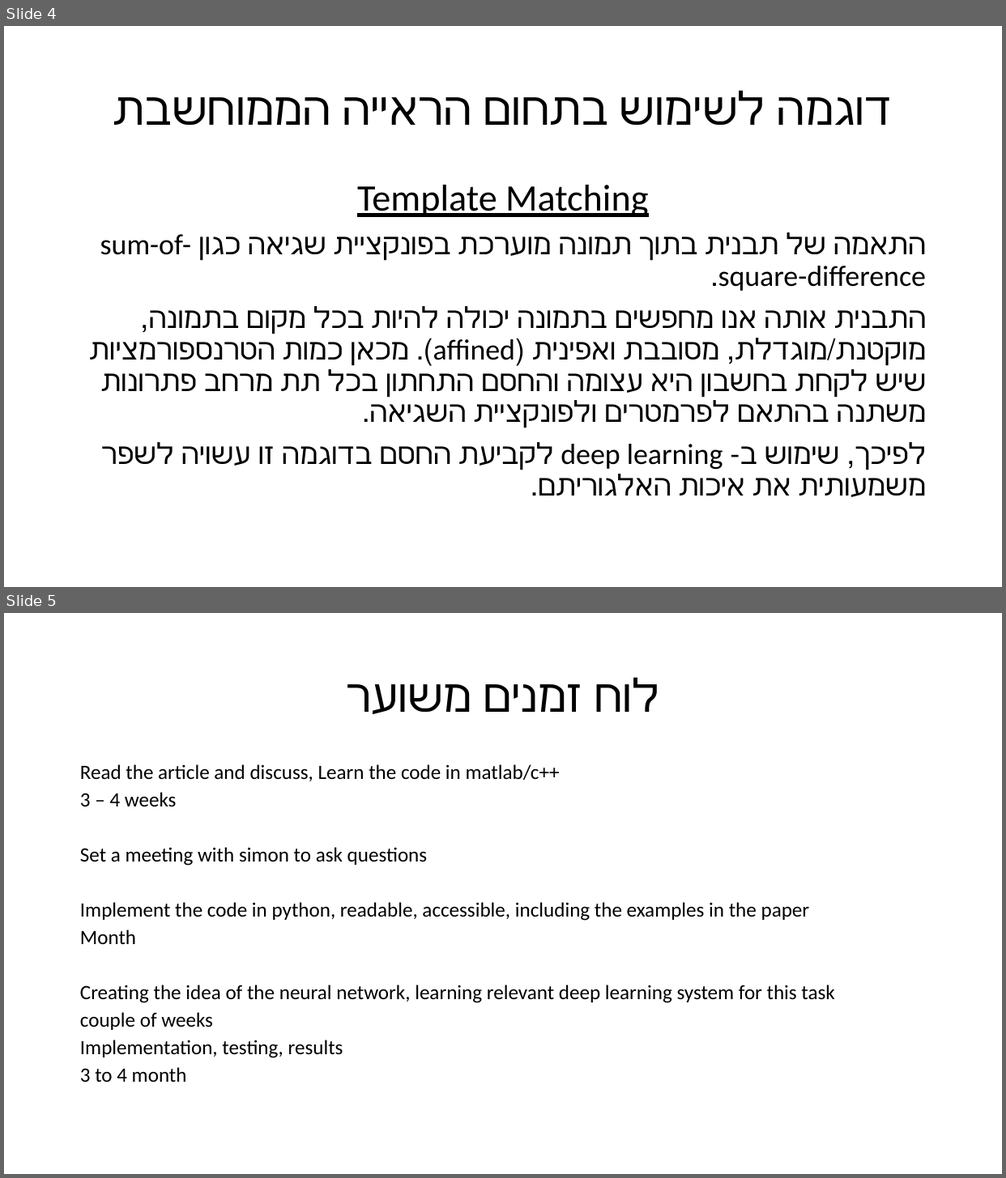
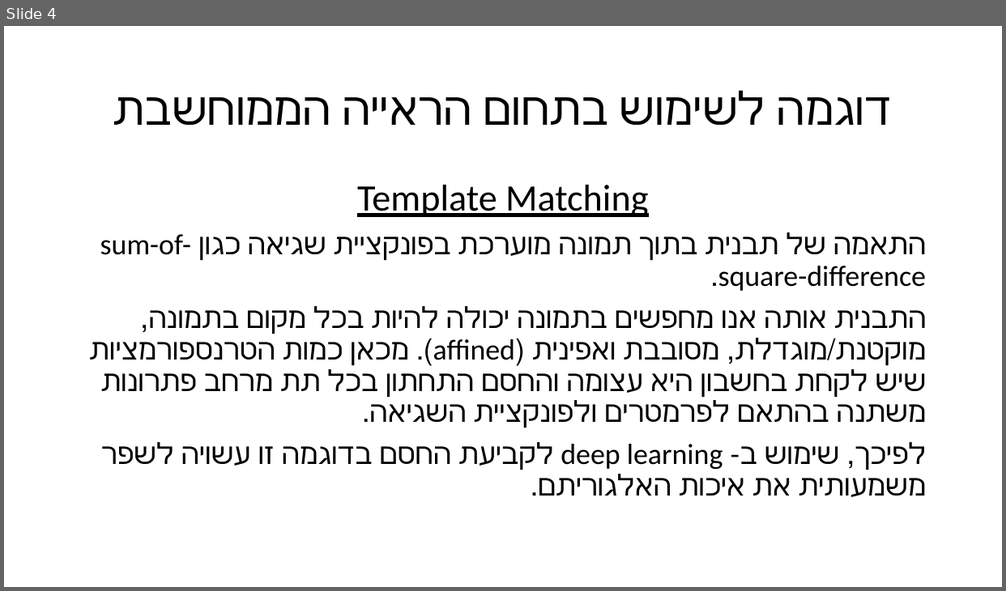
Before and after one commit to Asaf21S/Final-Project, a slide deck: מפגש ראשון.pptx. Shown one above the other, each under a label of ours: slides 4 and 5 before the commit, slide 4 after it. The pictures are 1006x1178 and 1006x591 pixels, drawn with LibreOffice and Linux fonts; fonts in the diff are those of the drawing. Boxes give left, top, right and bottom in pixels: in the first picture for what was removed or moved away, otherwise in the second. Text is boxed around its words. In the diff, an @@ line names an element or a change of style, - is before the commit and + after.

```diff
--- a/מפגש ראשון.pptx
+++ b/מפגש ראשון.pptx
@@ slide 5 removed at box(4, 613, 1002, 1174), background #FFFFFF @@
@@ title removed at box(594, 677, 659, 712) @@
-לוח זמנים משוער
@@ text removed at box(80, 764, 834, 1082) @@
-Read the article and discuss, Learn the code in matlab/c++
-3 – 4 weeks
-Set a meeting with simon to ask questions
-Implement the code in python, readable, accessible, including the examples in the paper
-Month
-Creating the idea of the neural network, learning relevant deep learning system for this task
-couple of weeks
-Implementation, testing, results
-3 to 4 month
```
Also in this commit, not shown: 1 slide added.
